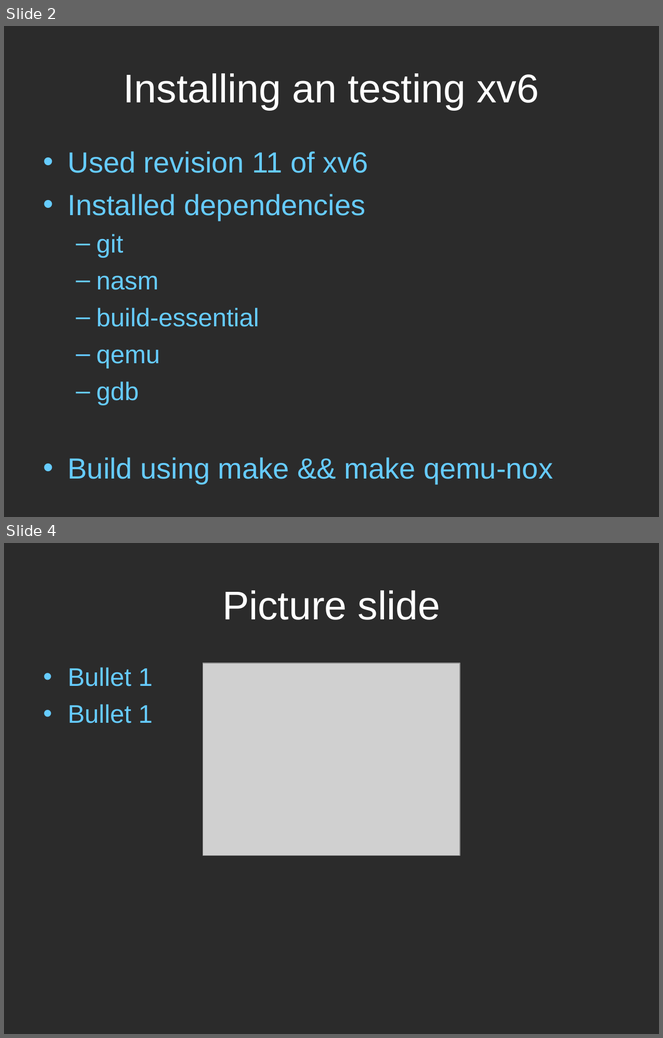
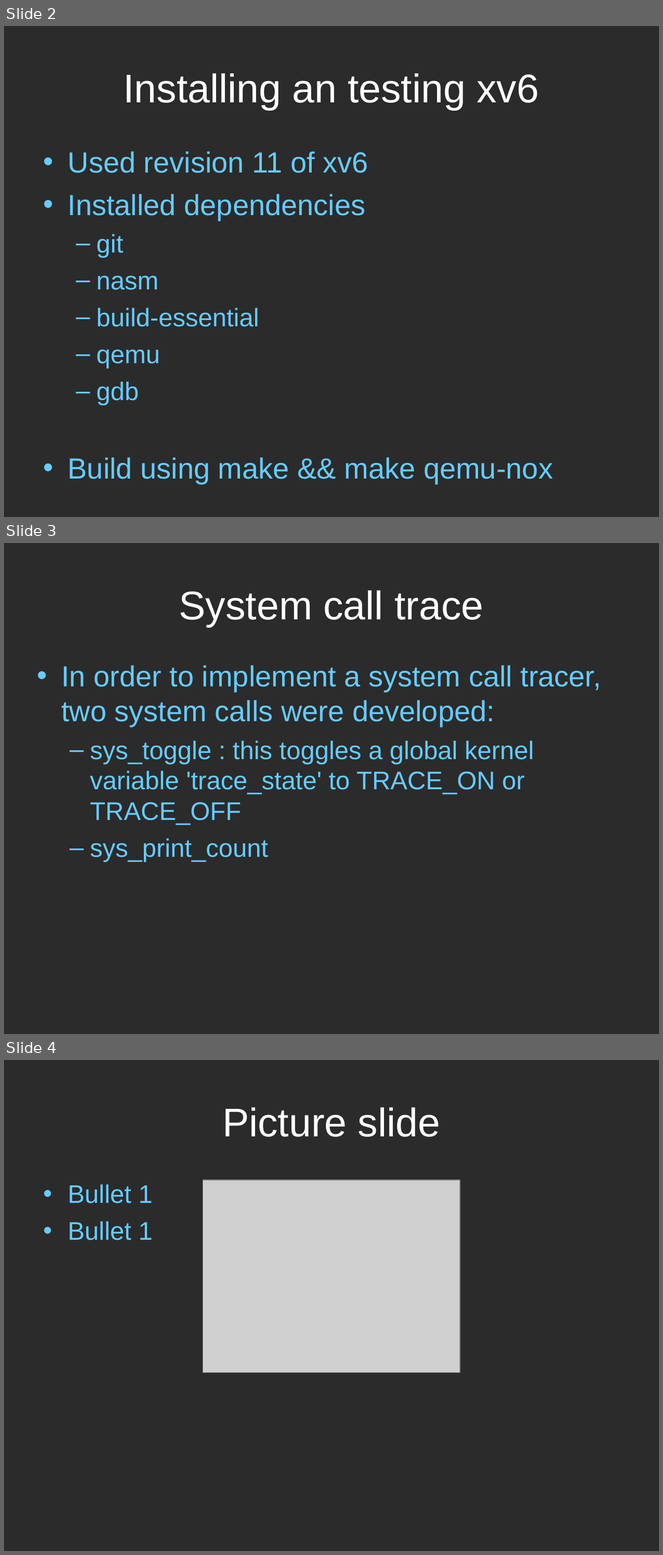
Before and after one commit to shreshthtuli/xv6, a slide deck: os1.odp. Shown one above the other, each under a label of ours: slides 2 and 4 before the commit, slides 2, 3 and 4 after it; the slides between them are not shown. The pictures are 663x1038 and 663x1555 pixels, drawn with LibreOffice and Linux fonts; fonts in the diff are those of the drawing; grey boxes stand for pictures; background and template pictures are left out; a plain dark background stands for a picture behind light text. Boxes give left, top, right and bottom in pixels: in the first picture for what was removed or moved away, otherwise in the second. Text is boxed around its words. In the diff, an @@ line names an element or a change of style, - is before the commit and + after.

Commit message:
converted trace to enum type

```diff
--- a/os1.odp
+++ b/os1.odp
@@ slide 3 added at [4, 543, 659, 1034], background picture (left out) @@
@@ title added at [179, 590, 483, 627], 44 pt, text #FFFFFF @@
+System call trace
@@ text added at [61, 665, 602, 862], 28 pt, text #66CCFF @@
+• In order to implement a system call tracer, two system calls were developed:
+  – sys_toggle : this toggles a global kernel variable 'trace_state' to TRACE_ON or TRACE_OFF
+  – sys_print_count
```
Also in this commit, not shown: 1 slide removed, 4 other files.
